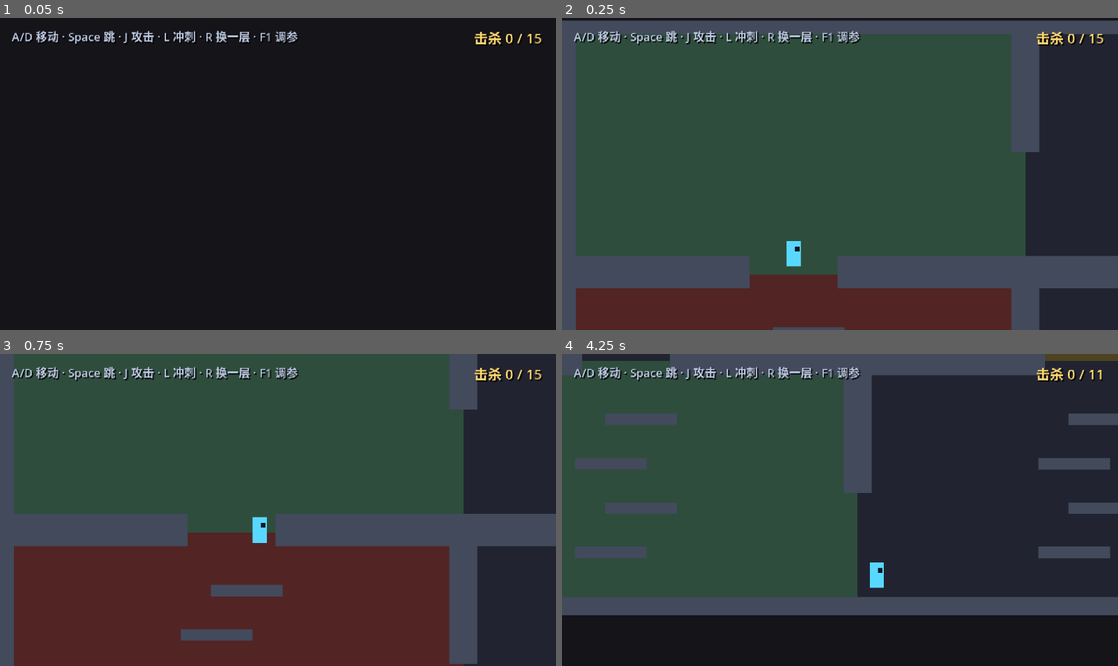
Above: before the commit, frames 1-4 (two rows, left to right).
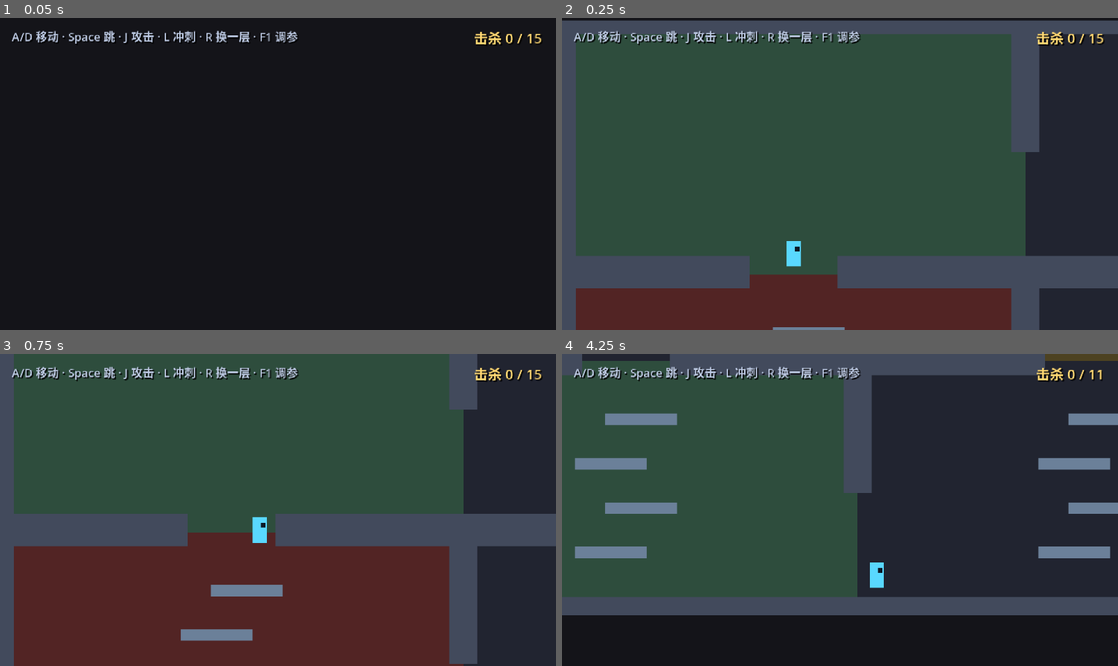
Above: after the commit, the same moments.

Repository: Palard-Lancelot/Palard-ZMD
Game: Godot game, scene res://scenes/world/generated_level.tscn
The game is run twice, just before and just after one commit, with the same random seed, the same clock (stepped at 60 frames per second) and the same inputs. This scene is started directly instead of the project's main scene.
Inputs:
- Up to frame 1 (0.05 s): no input
- Up to frame 2 (0.25 s): no input
- Up to frame 3 (0.75 s): tap Enter at 0.5 s; hold D (move_right) from 0.53 s (still down); hold Space (jump) from 0.53 s (still down)
- Up to frame 4 (4.25 s): release Space (jump) at 1.28 s; tap J (attack) at 1.35 s; tap Space (jump) at 1.52, 1.55, 1.82, 3.02, 3.05, 3.32 s; release D (move_right) at 2.03 s; hold A (move_left) 2.03-2.78 s; hold Space (jump) 2.03-2.78 s; tap L (dash) at 2.1 s; hold D (move_right) from 2.78 s (still down); tap R at 2.85 s; hold Space (jump) from 3.53 s (still down)

Frame 1 is identical in both runs. In frame 2, 0.1% of the frame differs, in the area x 37-51%, y 99-100%; in frame 3, 1.0%; in frame 4, 3.5%, in the area x 2-100%, y 19-66%.

Commit message:
fix(levelgen): 上下层无法通行 —— 攀爬台阶改成单向平台
用户反馈："下层无法跳到上层"

两个叠加原因：

1. **台阶用了实心碰撞**（真正的 bug）
   实心平台只能从侧面绕，不能从下方穿过 —— 玩家从下往上跳会撞头。
   改成 Godot 的 one_way_collision：从下方可穿过，从上方可站立。
   这是横板平台游戏的标准做法。
   单向平台用略亮的颜色（0.42,0.50,0.60）与实心墙区分，便于辨认。

2. **我的测试松开跳跃键太早**（测试 bug，差点误判游戏）
   可变跳跃高度会在松开跳跃键时截断上升速度。
   测试只按 4 帧就松开 → 只升 22px（应为 48px）→ 误报"爬不上去"。
   真实玩家长按跳跃，测试改为按 20 帧。

新增 tests/test_vertical_climb.gd（2 项断言）：
  真的让角色跳，看 y 是否减小一个房间高度。
  ⚠️ 为什么这个测试必须存在：
     几何测试（射线检测）只问"有没有被挡"，不问"能不能跳过去"。
     实心台阶在射线测试里可能是"通的"（有洞），但玩家实际跳不上去。

实测：玩家从下层地板攀升 204px = 一整个房间高度（220px 的 93%）。

验证：12 个套件 72/72 全部通过

Diff:
--- a/scripts/world/level_builder.gd
+++ b/scripts/world/level_builder.gd
@@ -126,8 +126,12 @@
 		_add_solid(root, Vector2(gap_r + right_w * 0.5, y), Vector2(right_w, WALL_THICK))
 
 
-## 攀爬台阶：在垂直通道里交错放几块小平台。
-## 玩家跳跃高度 48px，房间高 220 —— 4 级台阶（每级约 55px）刚好够爬。
+## 攀爬台阶：在垂直通道里交错放几块**单向平台**。
+##
+## ⚠️ 关键：必须用 one_way_collision（单向碰撞）。
+##    第一版用的是实心块，玩家从下往上跳会**撞头**，永远爬不上去 ——
+##    实心平台只能从侧面绕，不能从下方穿过。
+##    单向平台是横板平台游戏的标准做法：从下方可穿过，从上方可站立。
 static func _build_climb_ledges(root: Node2D, origin: Vector2) -> void:
 	var center_x: float = origin.x + ROOM_W * 0.5
 	var floor_y: float = origin.y + ROOM_H - FLOOR_H
@@ -138,7 +142,7 @@
 		# 左右交错，形成之字形攀爬路线
 		var side: float = -1.0 if i % 2 == 0 else 1.0
 		var x: float = center_x + side * (V_SHAFT_W * 0.5 - LEDGE_W * 0.5 + 6.0)
-		_add_solid(root, Vector2(x, y), Vector2(LEDGE_W, LEDGE_H))
+		_add_solid(root, Vector2(x, y), Vector2(LEDGE_W, LEDGE_H), true)
 
 
 ## 判断某格是否已被某个房间占据
@@ -178,7 +182,10 @@
 
 
 ## 加一块实心几何（碰撞 + 可视）
-static func _add_solid(root: Node2D, center: Vector2, size: Vector2) -> void:
+## one_way = true 时启用单向碰撞：从下方可穿过，从上方可站立。
+## ⚠️ 单向平台必须配合 CharacterBody2D 的「上落」判定；
+##    Godot 的 one_way_collision 默认允许从形状背面穿过。
+static func _add_solid(root: Node2D, center: Vector2, size: Vector2, one_way: bool = false) -> void:
 	var body := StaticBody2D.new()
 	body.collision_layer = 1
 	body.collision_mask = 0
@@ -188,10 +195,13 @@
 	var rect := RectangleShape2D.new()
 	rect.size = size
 	shape.shape = rect
+	if one_way:
+		shape.one_way_collision = true
 	body.add_child(shape)
 
 	var vis := ColorRect.new()
-	vis.color = WALL_COLOR
+	# 单向平台用略亮的颜色，与实心墙区分开（可读性）
+	vis.color = Color(0.42, 0.50, 0.60, 1) if one_way else WALL_COLOR
 	vis.position = -size * 0.5
 	vis.size = size
 	vis.mouse_filter = Control.MOUSE_FILTER_IGNORE
--- /dev/null
+++ b/tests/test_vertical_climb.gd
@@ -0,0 +1,151 @@
+extends SceneTree
+## 垂直攀爬测试（阶段 1 准备）
+##
+## ⚠️ 存在的理由：**有洞 ≠ 爬得上**。
+##
+## 背景：第一版攀爬台阶做成实心块，玩家从下往上跳会撞头，
+## 永远爬不上去。几何测试（射线检测）发现不了这个问题 ——
+## 射线只问"有没有被挡"，不问"能不能跳过去"。
+##
+## 本测试真的让角色跳：把玩家放在垂直通道底部，
+## 反复按跳跃，看 y 是否真的减小了一个房间高度。
+##
+## 用法：
+##   $env:DSH_SKIP_BOOT_QUIT = "1"
+##   & $GODOT --headless --path . --script "res://tests/test_vertical_climb.gd"
+
+const ROOM_W := 400.0
+const ROOM_H := 220.0
+const FLOOR_H := 16.0
+
+const MAX_FRAMES := 900
+## ⚠️ 跳跃周期必须足够长：可变跳跃高度会在「松开跳跃键」时截断上升速度。
+##    实测只按 4 帧就松开 → 只升 22px（应为 48px），导致误判"爬不上去"。
+##    真实玩家长按跳跃，这里必须模拟长按（20 帧 ≈ 0.33s，覆盖完整上升期）。
+const JUMP_PERIOD := 44
+const JUMP_HOLD := 20        ## 按住跳跃的帧数
+
+var _level: Node2D = null
+var _player: CharacterBody2D = null
+var _started := false
+var _frame := 0
+
+var _start_y := 0.0
+var _min_y := 999999.0
+var _climbed := 0.0
+var _found_pair := false
+var _pair_lower := Vector2i.ZERO
+var _pair_upper := Vector2i.ZERO
+
+
+func _physics_process(_d: float) -> bool:
+	if not _started:
+		_boot()
+		return false
+
+	_frame += 1
+	if _frame < 40:
+		return false
+
+	# 找一对垂直相邻的房间，把玩家放到下层的通道底部
+	if not _found_pair:
+		if not _setup_climb_scenario():
+			return true
+		return false
+
+	# 模拟跳跃：长按以拿到完整跳跃高度，然后松开再按
+	var phase: int = _frame % JUMP_PERIOD
+	if phase == 0:
+		Input.action_press("jump")
+	elif phase == JUMP_HOLD:
+		Input.action_release("jump")
+
+	_min_y = minf(_min_y, _player.position.y)
+	_climbed = _start_y - _min_y
+
+	if _frame >= MAX_FRAMES:
+		Input.action_release("jump")
+		_report()
+		return true
+	return false
+
+
+func _setup_climb_scenario() -> bool:
+	var g = _level.get("graph")
+	if g == null:
+		print("[TEST] FAIL: graph 为 null")
+		quit(1)
+		return false
+
+	var cell_of := {}
+	for rm in g.rooms:
+		cell_of[rm["cell"]] = rm["id"]
+
+	# 找一对上下相邻的房间
+	for rm in g.rooms:
+		var c: Vector2i = rm["cell"]
+		var below := c + Vector2i(0, 1)
+		if cell_of.has(below):
+			_pair_upper = c
+			_pair_lower = below
+			_found_pair = true
+			break
+
+	if not _found_pair:
+		print("[TEST] 本层没有上下相邻的房间，无法测试攀爬")
+		return false
+
+	# 玩家放到下层通道底部（房间中心 x，地面上）
+	var shaft_x: float = float(_pair_lower.x) * ROOM_W + ROOM_W * 0.5
+	var floor_y: float = float(_pair_lower.y) * ROOM_H + ROOM_H - FLOOR_H
+	_player.position = Vector2(shaft_x, floor_y - 1.0)
+	_player.velocity = Vector2.ZERO
+	_start_y = _player.position.y
+	_min_y = _start_y
+
+	print("[TEST] 攀爬场景: 下层 %s → 上层 %s" % [str(_pair_lower), str(_pair_upper)])
+	print("[TEST] 玩家起始 y = %.1f（下层地面 = %.1f）" % [_start_y, floor_y])
+	return true
+
+
+func _boot() -> void:
+	_started = true
+	var sc: PackedScene = load("res://scenes/world/generated_level.tscn")
+	if sc == null:
+		print("[TEST] FAIL: 无法加载 generated_level.tscn")
+		quit(1)
+		return
+	_level = sc.instantiate() as Node2D
+	get_root().add_child(_level)
+	_player = _level.get_node_or_null("Player") as CharacterBody2D
+	if _player == null:
+		print("[TEST] FAIL: 找不到 Player")
+		quit(1)
+
+
+func _report() -> void:
+	# 必须爬过一个房间的高度（留点余量：至少 150px）
+	var needed: float = ROOM_H * 0.7
+
+	var checks: Array = [
+		["本层有垂直相邻房间", _found_pair],
+		["玩家能向上攀爬（%.0f px）" % _climbed, _climbed >= needed],
+	]
+
+	print("")
+	print("[TEST] ============ 垂直攀爬测试 ============")
+	var passed := 0
+	for c in checks:
+		var ok: bool = c[1]
+		if ok:
+			passed += 1
+		print("[TEST]   %s %s" % ["[PASS]" if ok else "[FAIL]", c[0]])
+	print("[TEST] ---------------------------------------")
+	print("[TEST] 攀升高度: %.0f px（需要 >= %.0f）" % [_climbed, needed])
+	print("[TEST] 结果: %d / %d 通过" % [passed, checks.size()])
+	if passed == checks.size():
+		print("[TEST] ★ 垂直通道可攀爬 —— 单向平台生效")
+	else:
+		print("[TEST] ✗ 爬不上去 —— 检查台阶是否为单向碰撞、间距是否超过跳跃高度")
+	print("[TEST] =======================================")
+	quit(0 if passed == checks.size() else 1)
